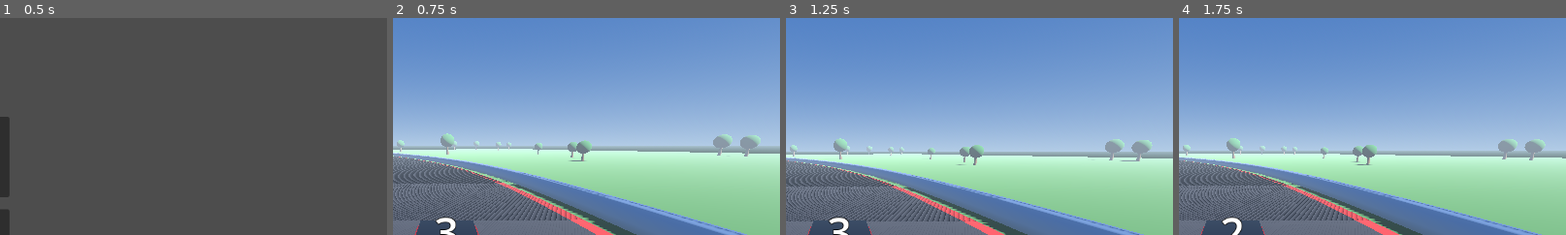
Above: before the commit, frames 1-4 (left to right).
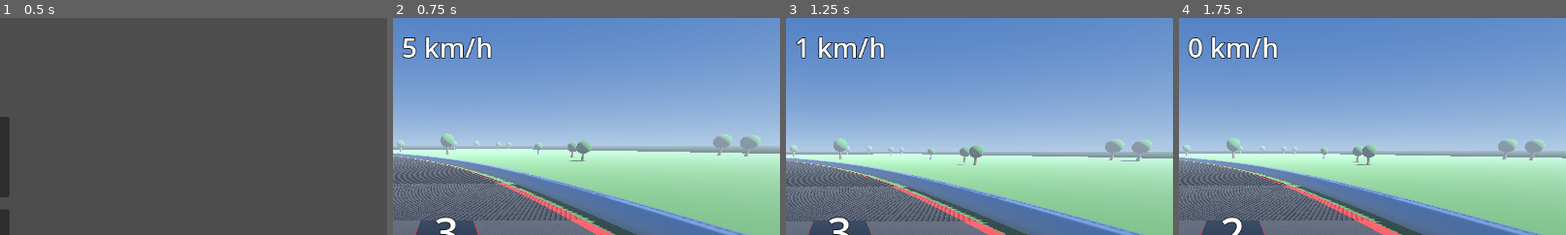
Above: after the commit, the same moments.

Repository: avtandili-babilodze/race_wheel
Game: Godot game, scene res://ui/menu/menu.tscn
Same seed, same stepped clock (60 frames per second), same inputs: the game is played once before the commit and once after it.
Inputs:
- Up to frame 1 (0.5 s): no input
- Up to frame 2 (0.75 s): click "Grand Circuit Best: --" at 0.5 s
- Up to frame 3 (1.25 s): no input
- Up to frame 4 (1.75 s): tap Enter at 1.25 s; hold D from 1.28 s (still down); hold R from 1.28 s (still down)
The pictures show only the part of the screen within x 43-93%, y 0-50%; the shares and areas given below are measured in that part.

Frame 1 is identical in both runs. In frame 2, 1.2% of the frame differs, in the area x 2-26%, y 8-19%; in frame 3, 1.2%; in frame 4, 1.3%.

Commit message:
added speedometer

Diff:
--- a/race/race.gd
+++ b/race/race.gd
@@ -270,6 +270,7 @@
 
 func _spawn_hud() -> void:
 	hud = preload("res://ui/hud/hud.tscn").instantiate()
+	hud.car = car
 	add_child(hud)
 
 func _start_countdown() -> void:
--- a/ui/hud/hud.gd
+++ b/ui/hud/hud.gd
@@ -1,9 +1,12 @@
 class_name Hud
 extends CanvasLayer
+
+var car: Car
 
 var time_label: Label
 var lap_label: Label
 var best_label: Label
+var speed_label: Label
 var message_label: Label
 
 func _ready() -> void:
@@ -20,6 +23,14 @@
 
 	best_label = _make_label(Vector2(20, 92), 24)
 	root.add_child(best_label)
+
+	speed_label = _make_label(Vector2.ZERO, 40)
+	speed_label.horizontal_alignment = HORIZONTAL_ALIGNMENT_CENTER
+	speed_label.set_anchors_and_offsets_preset(
+		Control.PRESET_CENTER_TOP, Control.PRESET_MODE_MINSIZE, 16)
+	# Grow around the anchor so the label stays centered as digits change.
+	speed_label.grow_horizontal = Control.GROW_DIRECTION_BOTH
+	root.add_child(speed_label)
 
 	message_label = _make_label(Vector2(-200, -50), 64)
 	message_label.custom_minimum_size = Vector2(400, 80)
@@ -53,6 +64,8 @@
 		best_label.text = "Best: --"
 	else:
 		best_label.text = "Best: %.2f" % RaceManager.best_lap_time
+	if is_instance_valid(car):
+		speed_label.text = "%d km/h" % roundi(car.linear_velocity.length() * 3.6)
 
 func _on_lap_completed(time: float, is_best: bool) -> void:
 	var text := "Lap done: %.2fs" % time
